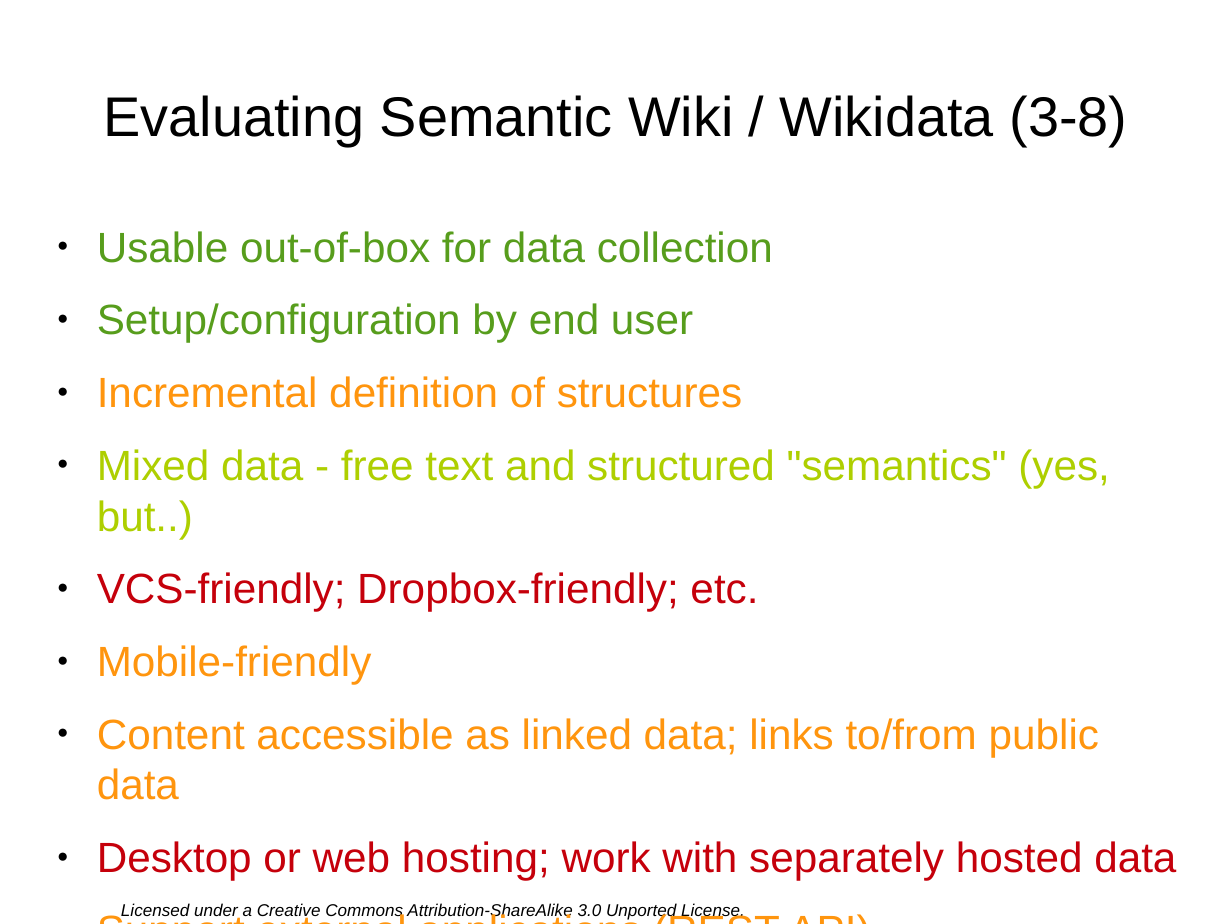
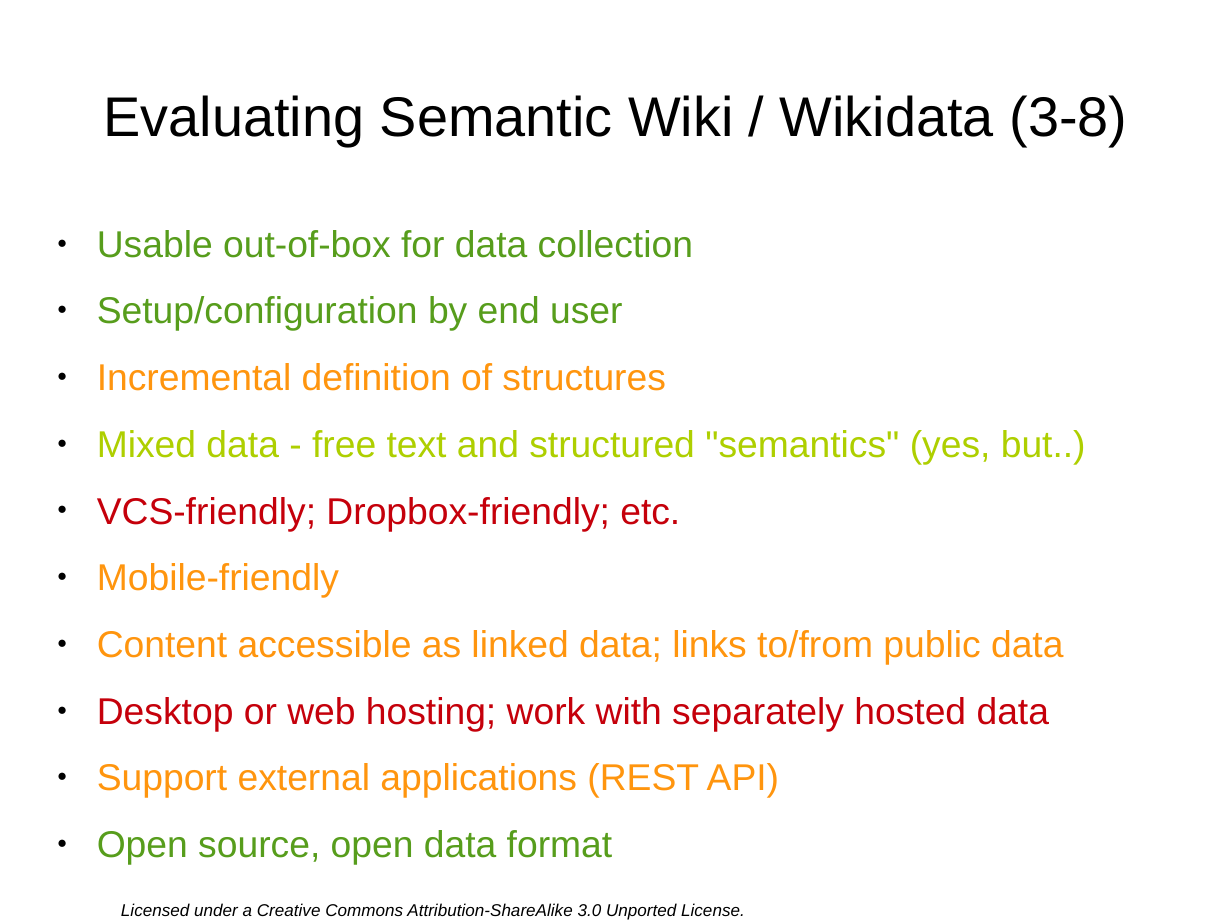
Before and after one commit to gklyne/annalist, a slide deck: slide 22 of presentations/20130316-annalist-technical-intro.odp. Drawn at 1232x924 pixels with LibreOffice and Linux fonts; fonts in the diff are those of the drawing; background and template pictures are left out. Boxes give left, top, right and bottom in pixels: in the first picture for what was removed or moved away, otherwise in the second. Text is boxed around its words. In the diff, an @@ line names an element or a change of style, - is before the commit and + after.

```diff
--- a/presentations/20130316-annalist-technical-intro.odp
+++ b/presentations/20130316-annalist-technical-intro.odp
@@ text "Usable out-of-box for data collection" at [97,230,1086,865]: size 27.2 to 24 pt @@
```
Also in this commit, not shown: 14 other slides changed, 3 other files.
